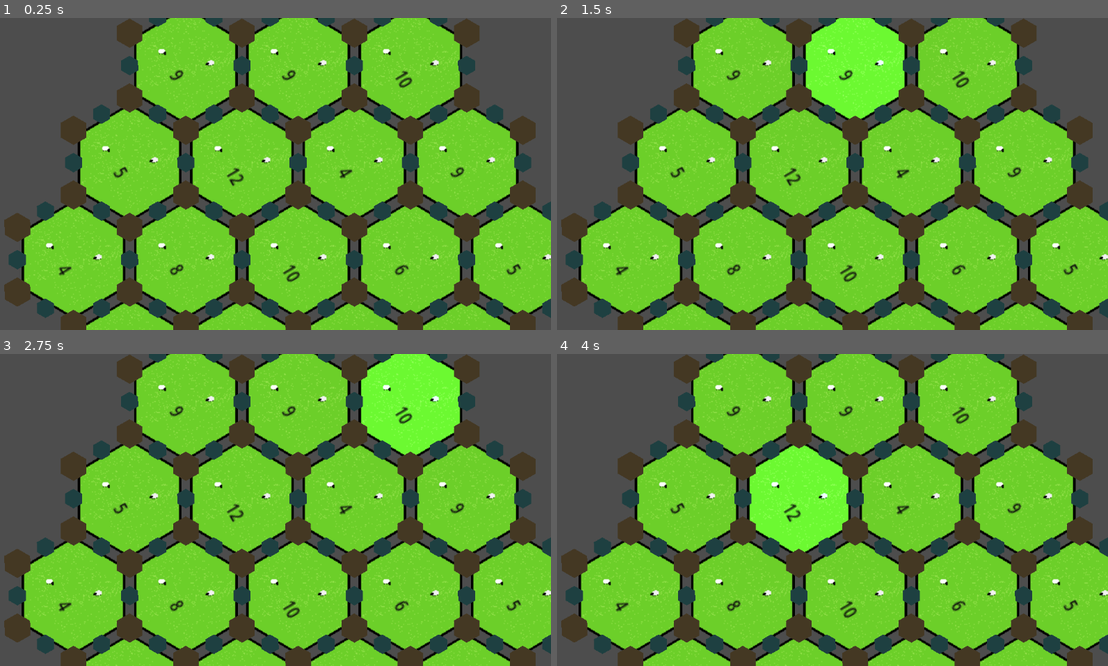
Above: before the commit, frames 1-4 (two rows, left to right).
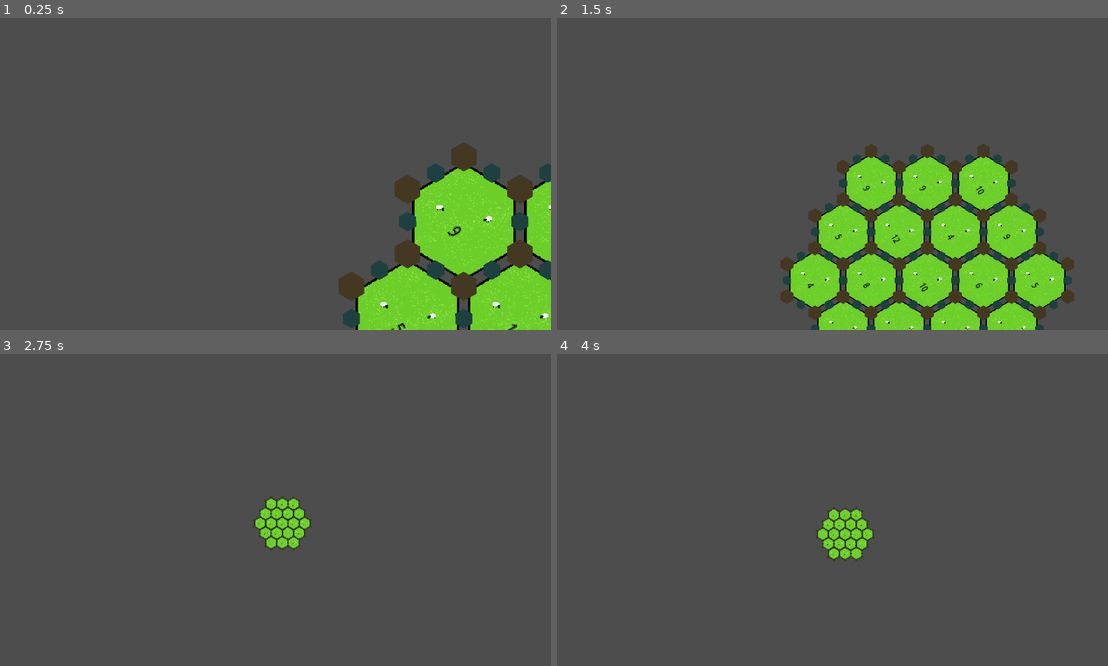
Above: after the commit, the same moments.

Repository: ichinii/absiedeln
Game: Godot game, scene res://game.tscn
Two runs of this game, one before a commit and one after it. Both use one fixed random seed, a clock stepped at 60 frames per second and the inputs below.
Inputs (mouse positions are in pixels of both pictures, inside the frame that each line leads up to):
- Up to frame 1 (0.25 s): no input
- Up to frame 2 (1.5 s): tap Enter at 0.5 s; move the mouse to (744, 64) at 0.52 s; hold Right (ui_right) 0.53-1.28 s; hold M (ui_zoom_in, bound only after the commit) 0.53-1.28 s; click (744, 64) at 0.67 s; tap N (ui_zoom_out, bound only after the commit) at 0.8, 1.35 s; move the mouse to (854, 64) at 1.27 s; hold Down (ui_down) from 1.28 s (still down); click (854, 64) at 1.42 s
- Up to frame 3 (2.75 s): tap M (ui_zoom_in, bound only after the commit) at 1.55 s; move the mouse to (407, 400) at 2.02 s; release Down (ui_down) at 2.03 s; hold Right (ui_right) from 2.03 s (still down); hold M (ui_zoom_in, bound only after the commit) from 2.03 s (still down); click (407, 400) at 2.17 s; tap N (ui_zoom_out, bound only after the commit) at 2.3 s
- Up to frame 4 (4 s): move the mouse to (689, 497) at 2.77 s; release Right (ui_right) at 2.78 s; release M (ui_zoom_in, bound only after the commit) at 2.78 s; hold Up (ui_up) 2.78-3.53 s; tap N (ui_zoom_out, bound only after the commit) at 2.85, 3.8 s; click (689, 497) at 2.92 s; tap M (ui_zoom_in, bound only after the commit) at 3.05 s; move the mouse to (799, 497) at 3.52 s; hold Left (ui_left) from 3.53 s (still down); hold M (ui_zoom_in, bound only after the commit) from 3.53 s (still down); click (799, 497) at 3.67 s

The runs differ from the first frame. In frame 1, 72% of the frame differs, in the area x 0-100%, y 0-100%; in frame 2, 68%; in frame 3, 78%; in frame 4, 78%.

Commit message:
add completely insanely polished camera controller

Diff:
--- /dev/null
+++ b/camera.gd
@@ -0,0 +1,22 @@
+extends Camera2D
+
+
+# Called when the node enters the scene tree for the first time.
+func _ready() -> void:
+	pass # Replace with function body.
+
+
+# Called every frame. 'delta' is the elapsed time since the previous frame.
+func _process(delta: float) -> void:
+	if Input.is_action_pressed("ui_right"):
+		position.x += 5
+	if Input.is_action_pressed("ui_left"):
+		position.x -= 5
+	if Input.is_action_pressed("ui_up"):
+		position.y -= 5
+	if Input.is_action_pressed("ui_down"):
+		position.y += 5
+	if Input.is_action_pressed("ui_zoom_in"):
+		zoom -= Vector2(.1, .1)
+	if Input.is_action_pressed("ui_zoom_out"):
+		zoom += Vector2(.1, .1)
--- a/game.tscn
+++ b/game.tscn
@@ -1,6 +1,7 @@
-[gd_scene load_steps=2 format=3 uid="uid://c67ubk3e2kmq3"]
+[gd_scene load_steps=3 format=3 uid="uid://c67ubk3e2kmq3"]
 
 [ext_resource type="Script" path="res://board.gd" id="1_cldew"]
+[ext_resource type="Script" path="res://camera.gd" id="2_65oul"]
 
 [node name="Node2D" type="Node2D"]
 
@@ -21,3 +22,6 @@
 [node name="Streets" type="Node2D" parent="Board"]
 
 [node name="Buildings" type="Node2D" parent="Board"]
+
+[node name="Camera2D" type="Camera2D" parent="."]
+script = ExtResource("2_65oul")
--- a/project.godot
+++ b/project.godot
@@ -14,3 +14,20 @@
 run/main_scene="res://game.tscn"
 config/features=PackedStringArray("4.3", "Forward Plus")
 config/icon="res://icon.svg"
+
+[input]
+
+ui_zoom_in={
+"deadzone": 0.5,
+"events": [Object(InputEventKey,"resource_local_to_scene":false,"resource_name":"","device":-1,"window_id":0,"alt_pressed":false,"shift_pressed":false,"ctrl_pressed":false,"meta_pressed":false,"pressed":false,"keycode":0,"physical_keycode":77,"key_label":0,"unicode":109,"location":0,"echo":false,"script":null)
+]
+}
+ui_zoom_out={
+"deadzone": 0.5,
+"events": [Object(InputEventKey,"resource_local_to_scene":false,"resource_name":"","device":-1,"window_id":0,"alt_pressed":false,"shift_pressed":false,"ctrl_pressed":false,"meta_pressed":false,"pressed":false,"keycode":0,"physical_keycode":78,"key_label":0,"unicode":110,"location":0,"echo":false,"script":null)
+]
+}
+
+[rendering]
+
+textures/canvas_textures/default_texture_filter=0
